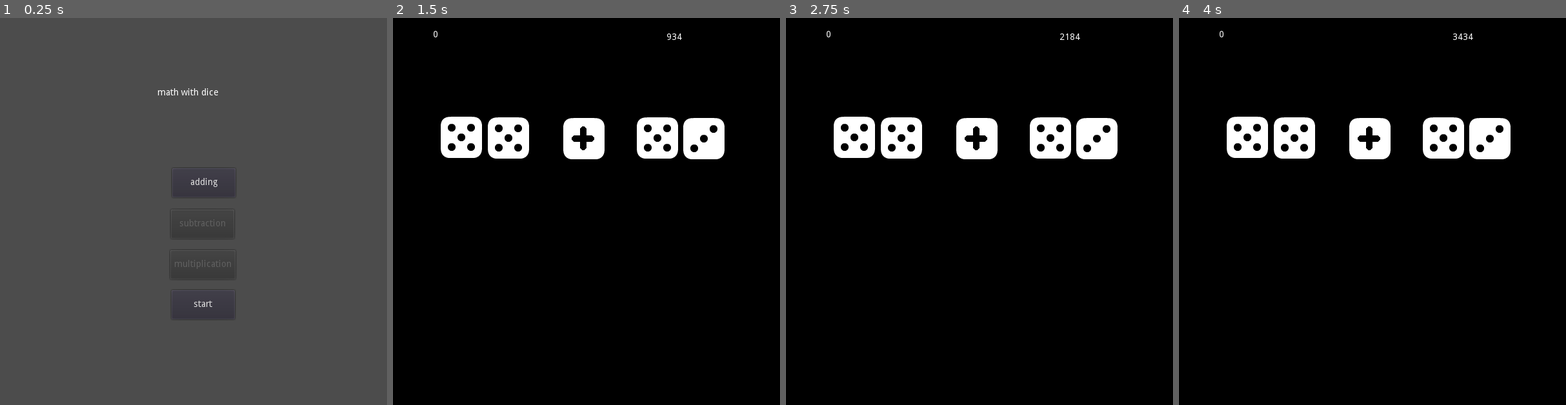
Above: before the commit, frames 1-4 (left to right).
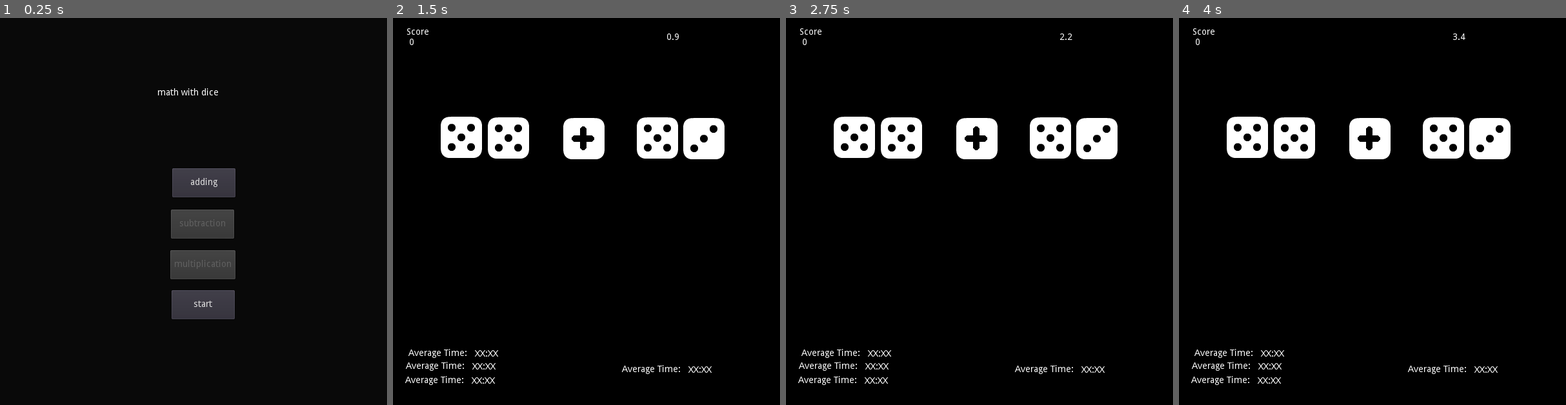
Above: after the commit, the same moments.

Repository: sugarvoid/math-with-dice
Game: Godot game, scene res://game/title_screen.tscn
Two runs of this game, one before a commit and one after it. Both use one fixed random seed, a clock stepped at 60 frames per second and the inputs below.
Inputs:
- Up to frame 1 (0.25 s): no input
- Up to frame 2 (1.5 s): click "start" at 0.5 s; tap Enter at 1.25 s
- Up to frame 3 (2.75 s): no input
- Up to frame 4 (4 s): tap Space at 3.5 s

The runs differ from the first frame. In frame 1, 95% of the frame differs, in the area x 0-100%, y 0-100%; in frame 2, 0.8%; in frame 3, 0.8%; in frame 4, 0.8%.

Commit message:
Format elapsed time to 0.00

Diff:
--- a/game/game.gd
+++ b/game/game.gd
@@ -14,6 +14,7 @@
 
 onready var tmr_multiplier: Timer = $TmrMultiplier
 
+var elapsed = 0
 
 var submission: String
 
@@ -40,7 +41,12 @@
 	pass
 
 func _process(delta: float) -> void:
-	hud.update_time(Time.get_ticks_msec() - round_start_time)
+	#hud.update_time(Time.get_ticks_msec() - round_start_time)
+
+	elapsed += delta
+	hud.update_time_string("%0.1f" % elapsed)
+	stepify(elapsed,0.01)
+	print(stepify(elapsed,0.01))
 
 func start_new_round() -> void:
 	self.tmr_multiplier.start(MULTIPLIER_TIME)
--- a/game/game.tscn
+++ b/game/game.tscn
@@ -45,10 +45,73 @@
 text = "4444"
 
 [node name="LblScore" type="Label" parent="HUD"]
-margin_left = 62.0
-margin_top = 19.0
+margin_left = 25.0
+margin_top = 31.0
+margin_right = 160.0
+margin_bottom = 97.0
+
+[node name="LblScore2" type="Label" parent="HUD"]
+margin_left = 21.0
+margin_top = 15.0
+margin_right = 76.0
+margin_bottom = 43.0
+text = "Score"
+
+[node name="Label" type="Label" parent="HUD"]
+margin_left = 355.0
+margin_top = 538.0
+margin_right = 430.0
+margin_bottom = 568.0
+text = "Average Time: "
+
+[node name="Label2" type="Label" parent="HUD"]
+margin_left = 458.0
+margin_top = 539.0
+margin_right = 533.0
+margin_bottom = 569.0
+text = "XX:XX"
+
+[node name="Label3" type="Label" parent="HUD"]
+margin_left = 24.0
+margin_top = 513.0
+margin_right = 119.0
+margin_bottom = 543.0
+text = "Average Time: "
+
+[node name="Label4" type="Label" parent="HUD"]
+margin_left = 127.0
+margin_top = 514.0
+margin_right = 202.0
+margin_bottom = 544.0
+text = "XX:XX"
+
+[node name="Label5" type="Label" parent="HUD"]
+margin_left = 20.0
+margin_top = 533.0
+margin_right = 115.0
+margin_bottom = 563.0
+text = "Average Time: "
+
+[node name="Label6" type="Label" parent="HUD"]
+margin_left = 123.0
+margin_top = 534.0
+margin_right = 198.0
+margin_bottom = 564.0
+text = "XX:XX"
+
+[node name="Label7" type="Label" parent="HUD"]
+margin_left = 19.0
+margin_top = 555.0
+margin_right = 114.0
+margin_bottom = 585.0
+text = "Average Time: "
+
+[node name="Label8" type="Label" parent="HUD"]
+margin_left = 122.0
+margin_top = 556.0
 margin_right = 197.0
-margin_bottom = 85.0
+margin_bottom = 586.0
+text = "XX:XX"
 
 [node name="DiceLeft" type="Node2D" parent="."]
 
--- a/game/hud.gd
+++ b/game/hud.gd
@@ -17,6 +17,9 @@
 func update_time(milisec: int) -> void:
 	$LblTime.text = str(milisec)
 
+func update_time_string(milisec: String) -> void:
+	$LblTime.text = (milisec)
+
 func update_score(new_score: float) -> void:
 	print('updating score')
 	$LblScore.text = str(new_score)
--- a/game/title_screen.tscn
+++ b/game/title_screen.tscn
@@ -6,6 +6,11 @@
 anchor_right = 1.0
 anchor_bottom = 1.0
 script = ExtResource( 1 )
+
+[node name="ColorRect" type="ColorRect" parent="."]
+margin_right = 613.0
+margin_bottom = 617.0
+color = Color( 0.0352941, 0.0352941, 0.0352941, 1 )
 
 [node name="BtnAdding" type="Button" parent="."]
 margin_left = 267.0
